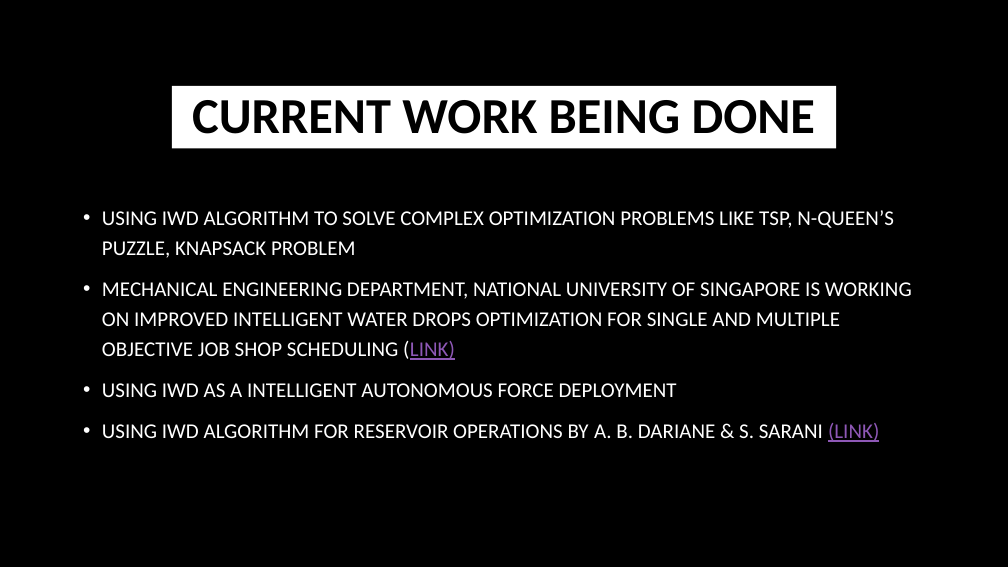
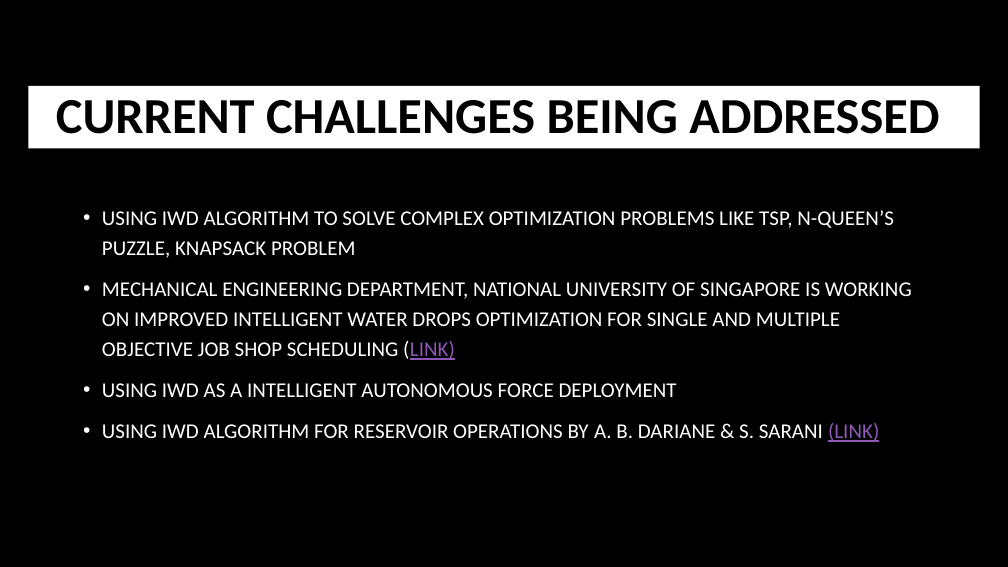
Before and after one commit to IqraSiddiqui/Portfolio, a slide deck: slide 11 of Documentation/final demo.pptx. Drawn at 1008x567 pixels with LibreOffice and Linux fonts; fonts in the diff are those of the drawing; background and template pictures are left out. Boxes give left, top, right and bottom in pixels: in the first picture for what was removed or moved away, otherwise in the second. Text is boxed around its words. In the diff, an @@ line names an element or a change of style, - is before the commit and + after.

```diff
--- a/Documentation/final demo.pptx
+++ b/Documentation/final demo.pptx
@@ title "CURRENT CHALLENGES BEING ADDRESSED": place and size @@
-title "CURRENT CHALLENGES BEING ADDRESSED" at [172, 86, 836, 149]
+title "CURRENT CHALLENGES BEING ADDRESSED" at [28, 86, 980, 149]
@@ title at [56, 100, 939, 134]: text changed @@
-CURRENT WORK BEING DONE
+CURRENT CHALLENGES BEING ADDRESSED
```
